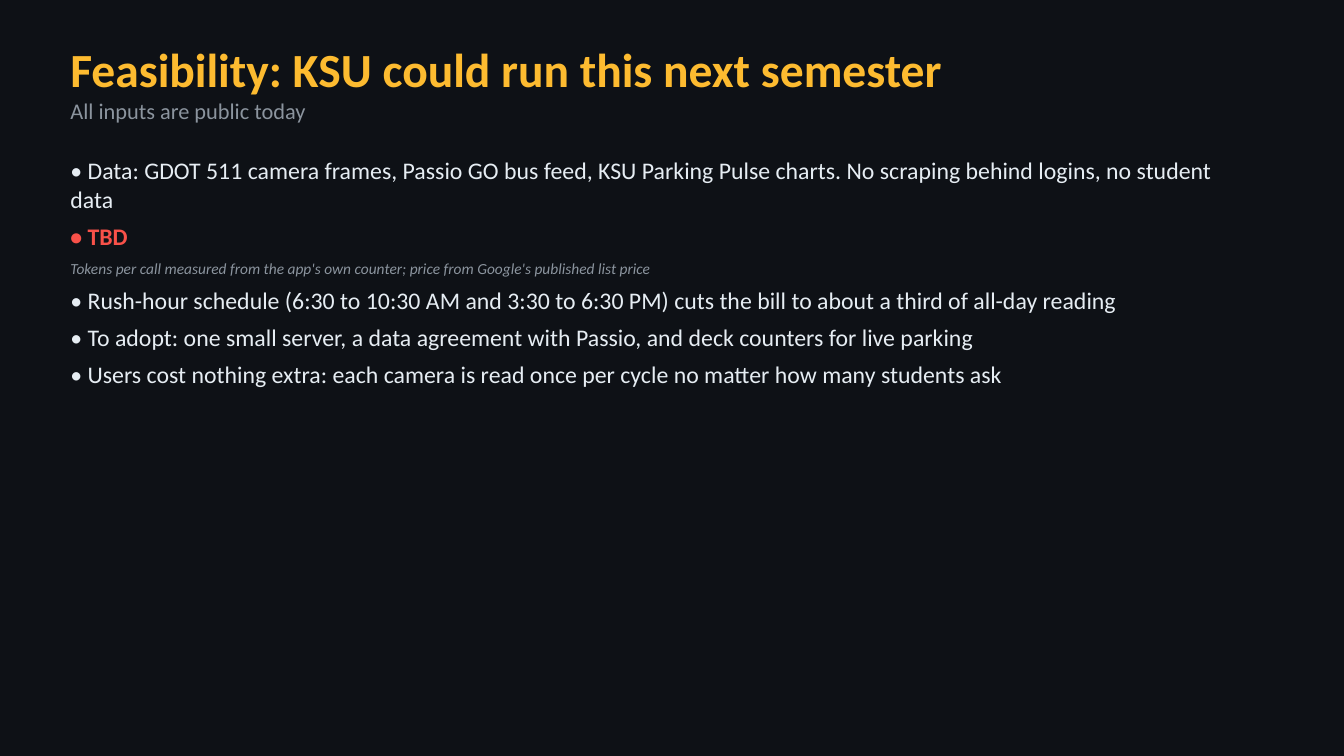
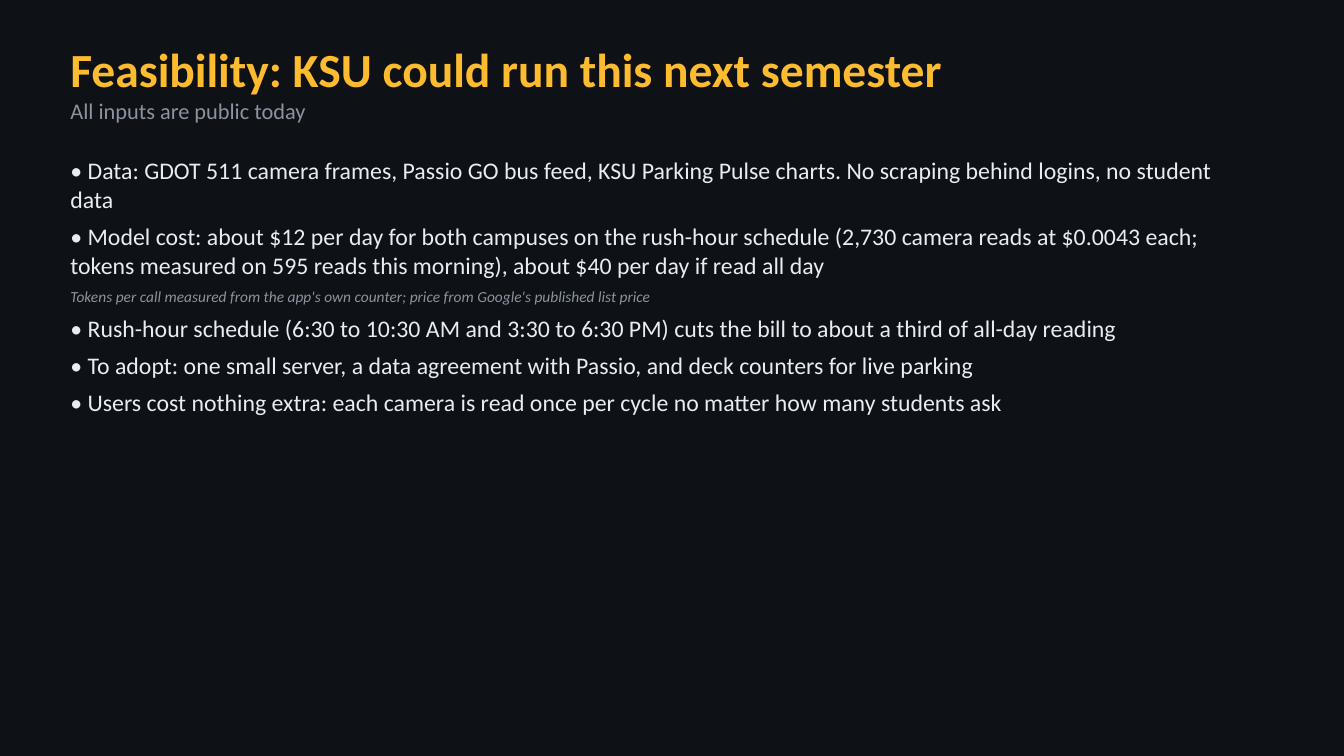
Before and after one commit to Anphamthanh/owl-commute, a slide deck: slide 7 of deck/Owl Commute.pptx. Drawn at 1344x756 pixels with LibreOffice and Linux fonts; fonts in the diff are those of the drawing. Boxes give left, top, right and bottom in pixels: in the first picture for what was removed or moved away, otherwise in the second. Text is boxed around its words. In the diff, an @@ line names an element or a change of style, - is before the commit and + after.

Commit message:
Add Friday rush-hour screenshots and the measured model cost to the deck

```diff
--- a/deck/Owl Commute.pptx
+++ b/deck/Owl Commute.pptx
@@ text at box(70, 228, 1198, 278): text changed; text colour #F85149 to #E6EDF3; bold off @@
-• TBD
+• Model cost: about $12 per day for both campuses on the rush-hour schedule (2,730 camera reads at $0.0043 each; tokens measured on 595 reads this morning), about $40 per day if read all day
```
Also in this commit, not shown: 2 other slides changed, 6 other files.
